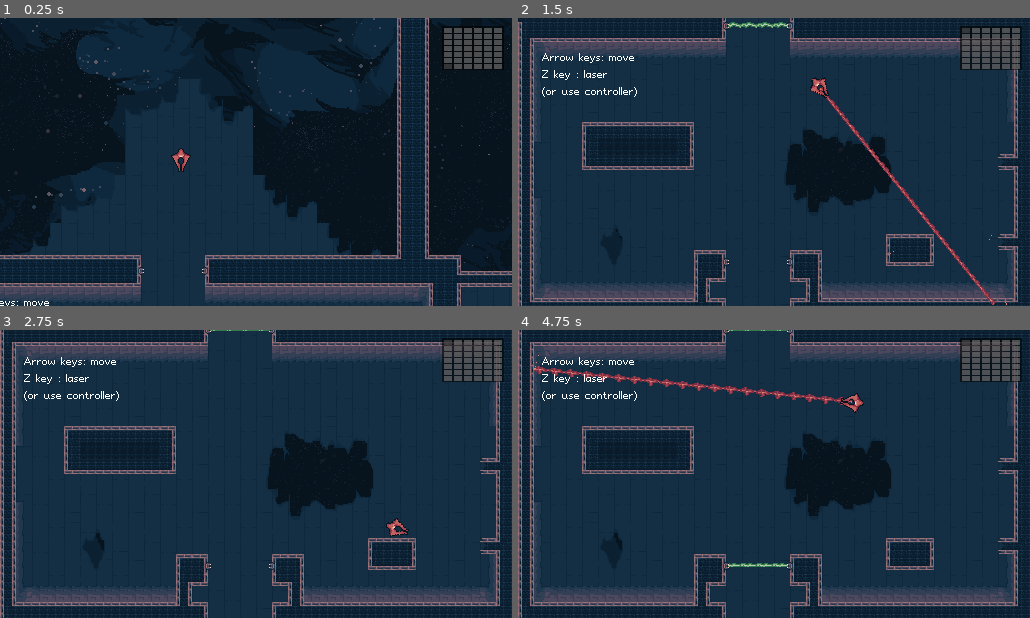
Above: before the commit, frames 1-4 (two rows, left to right).
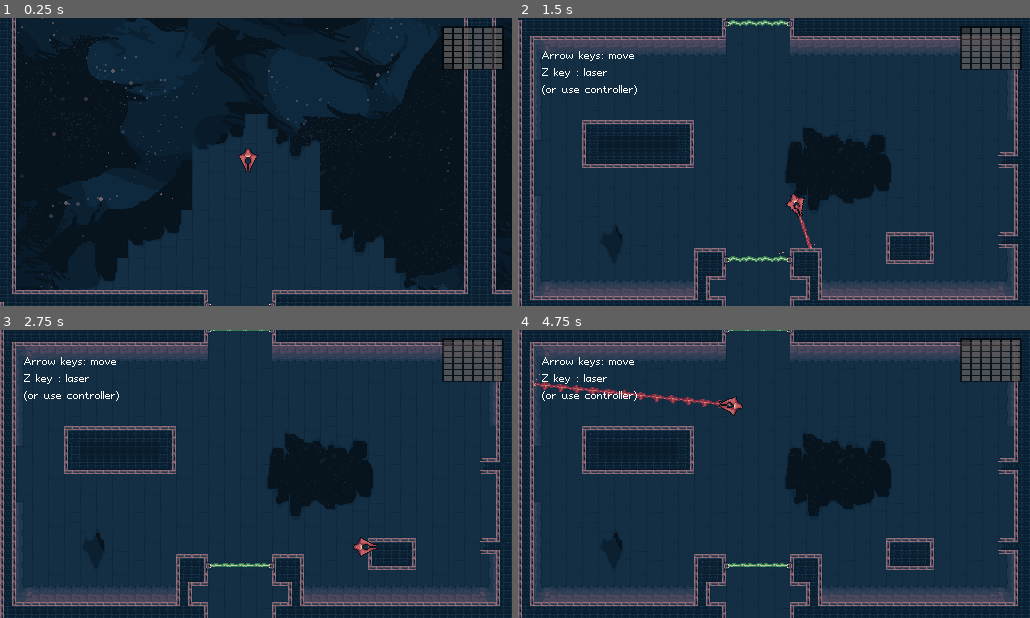
Above: after the commit, the same moments.

Repository: boukew99/godot_wild_jam_34
Game: Godot game, scene res://physics/2d/game.tscn
The game is run twice, just before and just after one commit, with the same random seed, the same clock (stepped at 60 frames per second) and the same inputs. This scene is started directly instead of the project's main scene.
Inputs:
- Up to frame 1 (0.25 s): no input
- Up to frame 2 (1.5 s): hold Right (right) 0.53-1.28 s; hold Z (laser) 0.53-1.28 s; hold Down (down) from 1.28 s (still down); tap Z (laser) at 1.35 s
- Up to frame 3 (2.75 s): release Down (down) at 2.03 s; hold Right (right) from 2.03 s (still down); hold Z (laser) from 2.03 s (still down)
- Up to frame 4 (4.75 s): release Right (right) at 2.78 s; release Z (laser) at 2.78 s; hold Up (up) 2.78-3.53 s; tap Z (laser) at 2.85, 4.35 s; hold Z (laser) 3.53-4.28 s; hold Left (left) from 3.53 s (still down)

The runs differ from the first frame. In frame 1, 26% of the frame differs, in the area x 0-100%, y 0-100%; in frame 2, 9.4%; in frame 3, 0.5%; in frame 4, 1.8%.

Commit message:
ship fly in

Diff:
--- a/godot_wild_jam_34/physics/2d/game.gd
+++ b/godot_wild_jam_34/physics/2d/game.gd
@@ -7,9 +7,7 @@
 func _ready():
 	minimap = get_node(minimap)
 	rooms = get_node(rooms)
-	$Space/Door14.on_toggle(true)
-	yield(get_tree().create_timer(1), "timeout")
-	$Space/Door14.on_toggle(false)
+
 
 func _on_GridCamera2D_position_changed(block_postion):
 	minimap.get_child(index).modulate = Color.white
--- a/godot_wild_jam_34/physics/2d/game.tscn
+++ b/godot_wild_jam_34/physics/2d/game.tscn
@@ -13,6 +13,50 @@
 [ext_resource path="res://physics/2d/object/door.tscn" type="PackedScene" id=12]
 [ext_resource path="res://physics/gui/screen_grid_container.gd" type="Script" id=13]
 [ext_resource path="res://visual/tileset_ground01.png" type="Texture" id=15]
+
+[sub_resource type="Animation" id=12]
+resource_name = "auto"
+tracks/0/type = "method"
+tracks/0/path = NodePath("Space/Door14")
+tracks/0/interp = 1
+tracks/0/loop_wrap = true
+tracks/0/imported = false
+tracks/0/enabled = true
+tracks/0/keys = {
+"times": PoolRealArray( 0, 1 ),
+"transitions": PoolRealArray( 1, 1 ),
+"values": [ {
+"args": [ true ],
+"method": "on_toggle"
+}, {
+"args": [ false ],
+"method": "on_toggle"
+} ]
+}
+tracks/1/type = "value"
+tracks/1/path = NodePath("Space/SpaceShip:position")
+tracks/1/interp = 1
+tracks/1/loop_wrap = true
+tracks/1/imported = false
+tracks/1/enabled = true
+tracks/1/keys = {
+"times": PoolRealArray(  ),
+"transitions": PoolRealArray(  ),
+"update": 0,
+"values": [  ]
+}
+tracks/2/type = "value"
+tracks/2/path = NodePath("Space/SpaceShip:velocity")
+tracks/2/interp = 1
+tracks/2/loop_wrap = true
+tracks/2/imported = false
+tracks/2/enabled = true
+tracks/2/keys = {
+"times": PoolRealArray( 0, 0.5 ),
+"transitions": PoolRealArray( 1, 1 ),
+"update": 0,
+"values": [ Vector2( 0, 300 ), Vector2( 0, 300 ) ]
+}
 
 [sub_resource type="TileSet" id=1]
 0/name = "tileset_ground01.png 0"
@@ -191,6 +235,10 @@
 minimap = NodePath("HUD/MarginContainer/HBoxContainer/PanelContainer2/MiniMap")
 rooms = NodePath("Rooms")
 
+[node name="FlyIn" type="AnimationPlayer" parent="."]
+autoplay = "auto"
+anims/auto = SubResource( 12 )
+
 [node name="Space" type="Node2D" parent="."]
 
 [node name="TileMapGround" type="TileMap" parent="Space"]
@@ -209,8 +257,9 @@
 }
 
 [node name="SpaceShip" parent="Space" instance=ExtResource( 5 )]
-position = Vector2( 248, -184 )
-velocity = Vector2( 0, 300 )
+position = Vector2( 248, -224 )
+rotation = 1.5708
+velocity = Vector2( 0, 0 )
 acceleration = 1.8
 speed = 200.0
 
@@ -1222,7 +1271,7 @@
 margin_top = -2304.0
 margin_right = 512.0
 margin_bottom = -288.0
-rect_min_size = Vector2( 512, 2016 )
+rect_min_size = Vector2( 512, 2304 )
 script = ExtResource( 13 )
 __meta__ = {
 "_edit_use_anchors_": false
@@ -1321,13 +1370,13 @@
 [connection signal="on_toggle" from="Space/LaserTarget12" to="Space/Door9" method="on_toggle"]
 [connection signal="on_toggle" from="Space/LaserTarget13" to="Space/Door9" method="on_toggle"]
 [connection signal="on_toggle" from="Space/LaserTarget14" to="Space/Door13" method="on_toggle"]
+[connection signal="on_toggle" from="Space/LaserTarget15" to="Space/Door10" method="on_toggle"]
+[connection signal="on_toggle" from="Space/LaserTarget15" to="Space/Door11" method="on_toggle"]
 [connection signal="on_toggle" from="Space/LaserTarget15" to="Space/Door12" method="on_toggle"]
-[connection signal="on_toggle" from="Space/LaserTarget15" to="Space/Door11" method="on_toggle"]
-[connection signal="on_toggle" from="Space/LaserTarget15" to="Space/Door10" method="on_toggle"]
 [connection signal="on_toggle" from="Space/LaserTarget16" to="Space/Highway" method="on_toggle"]
 [connection signal="on_toggle" from="Space/LaserTarget16" to="Space/Door14" method="on_toggle"]
+[connection signal="on_toggle" from="Space/LaserTarget17" to="Space/Door8" method="on_toggle"]
 [connection signal="on_toggle" from="Space/LaserTarget17" to="Space/Door6" method="on_toggle"]
 [connection signal="on_toggle" from="Space/LaserTarget17" to="Space/Door7" method="on_toggle"]
-[connection signal="on_toggle" from="Space/LaserTarget17" to="Space/Door8" method="on_toggle"]
 
 [editable path="Space/SpaceShip"]
--- a/godot_wild_jam_34/physics/2d/grid_camera_2D.gd
+++ b/godot_wild_jam_34/physics/2d/grid_camera_2D.gd
@@ -9,6 +9,13 @@
 	set_as_toplevel(true)
 	offset = block_size / 2
 
+	# so immediate correct starting position
+	smoothing_enabled = false
+	var block_position = (target.position / block_size).floor()
+	position = block_position * block_size
+	yield(get_tree(), "idle_frame")
+	smoothing_enabled = true
+
 
 
 func _process(delta):
Not shown: 1 places in godot_wild_jam_34/physics/2d/game.tscn that only renumber resources
